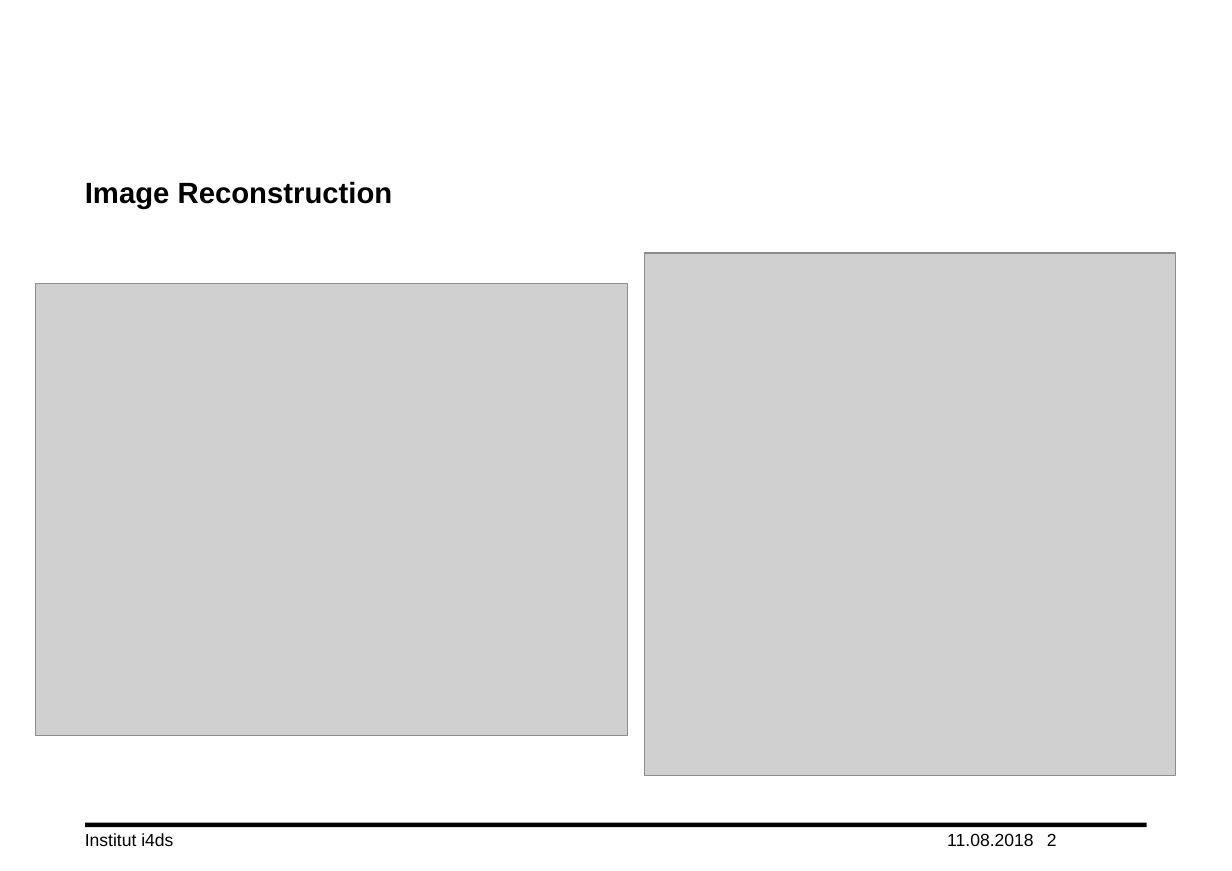
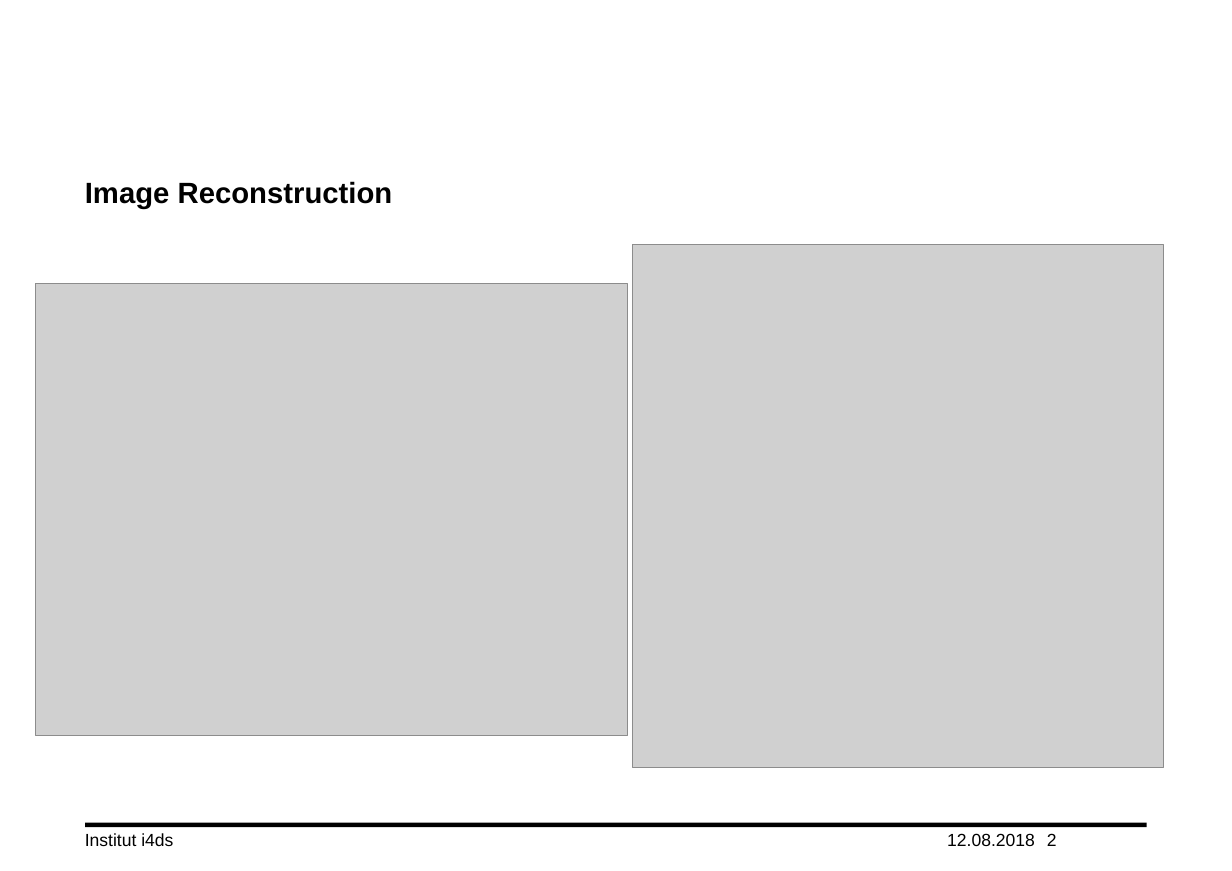
Before and after one commit to lord-blueberry/p7-doc, a slide deck: slide 2 of ppt/praes.pptx. Drawn at 1232x871 pixels with LibreOffice and Linux fonts; fonts in the diff are those of the drawing; grey boxes stand for pictures; background and template pictures are left out. Boxes give left, top, right and bottom in pixels: in the first picture for what was removed or moved away, otherwise in the second. Text is boxed around its words. In the diff, an @@ line names an element or a change of style, - is before the commit and + after.

```diff
--- a/ppt/praes.pptx
+++ b/ppt/praes.pptx
@@ picture: place and size @@
-picture at box(645, 253, 1176, 776)
+picture at box(632, 245, 1163, 767)
@@ text at box(947, 833, 1035, 846): text changed @@
-11.08.2018
+12.08.2018
```
Also in this commit, not shown: 20 other slides changed, 9 slides added, 49 other files.
